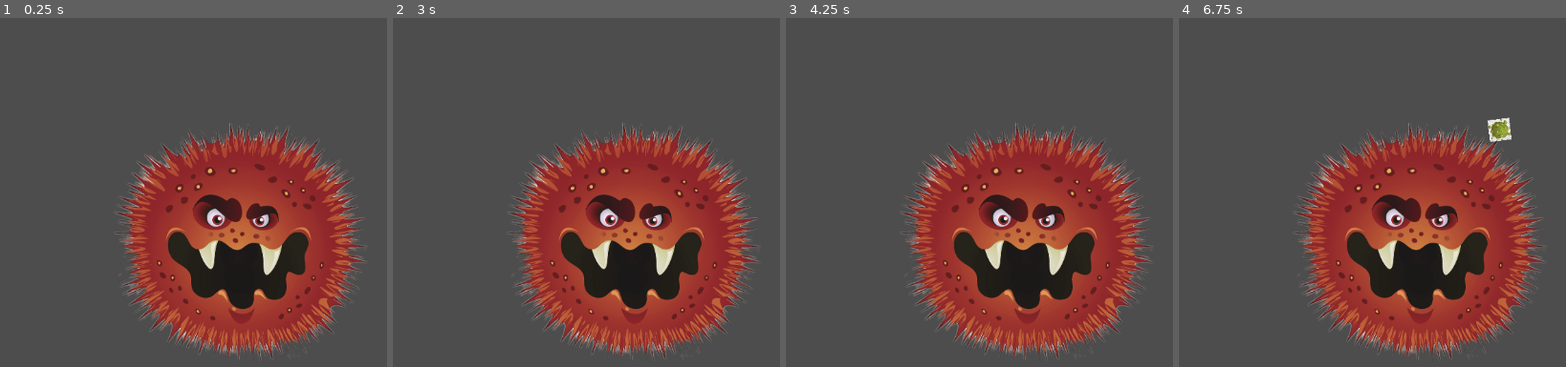
Above: before the commit, frames 1-4 (left to right).
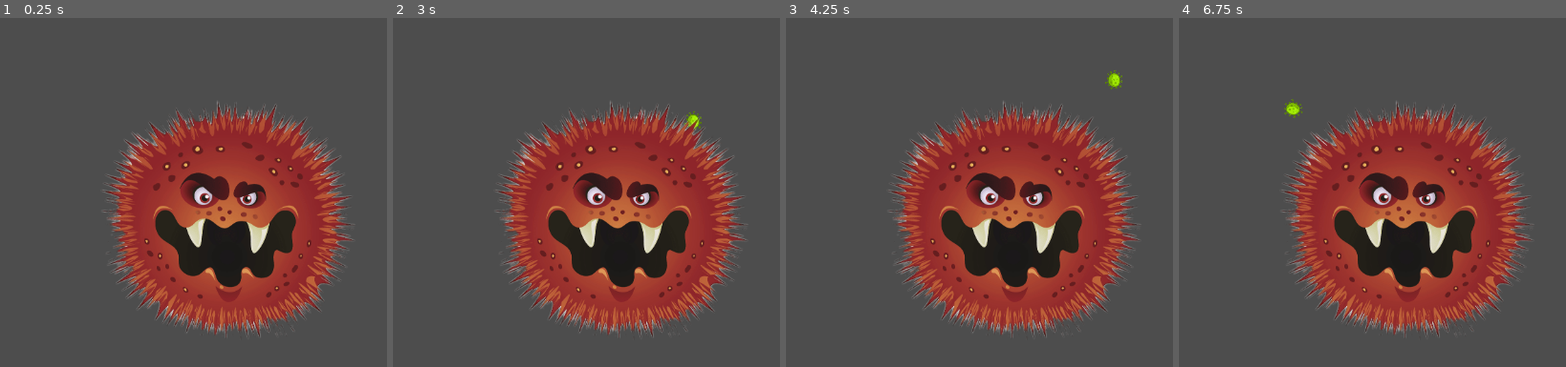
Above: after the commit, the same moments.

Repository: Nithin-3/Antibio
Game: Godot game, scene res://objs/enemy.tscn
The game is run twice, just before and just after one commit, with the same random seed, the same clock (stepped at 60 frames per second) and the same inputs. This scene is started directly instead of the project's main scene.
Inputs:
- Up to frame 1 (0.25 s): no input
- Up to frame 2 (3 s): tap Enter at 0.5, 2 s; tap Space at 1.25, 2.75 s
- Up to frame 3 (4.25 s): no input
- Up to frame 4 (6.75 s): no input

The runs differ from the first frame. In frame 1, 23% of the frame differs, in the area x 26-95%, y 23-98%; in frame 2, 23%; in frame 3, 23%; in frame 4, 23%.

Commit message:
enemy_span_update

Diff:
--- a/Antibio/objs/enemy.gd
+++ b/Antibio/objs/enemy.gd
@@ -1,7 +1,7 @@
 extends CharacterBody2D
 var bact_spreed = preload("res://objs/spans.tscn")
 var spre: bool = true
-func  _process(delta):
+func  _process(_delta):
 	if spre:
 		spre =false
 		var node = bact_spreed.instantiate()
@@ -13,3 +13,6 @@
 
 func _on_timer_timeout():
 	spre = true
+
+func _on_enemy_connection_body_entered(body):
+	print(body)
--- a/Antibio/objs/enemy.tscn
+++ b/Antibio/objs/enemy.tscn
@@ -6,8 +6,11 @@
 [sub_resource type="CircleShape2D" id="CircleShape2D_0l4ik"]
 radius = 336.006
 
+[sub_resource type="CircleShape2D" id="CircleShape2D_jcpqx"]
+radius = 472.153
+
 [node name="Enemy" type="CharacterBody2D"]
-position = Vector2(591, 337)
+position = Vector2(572, 304)
 scale = Vector2(0.5, 0.5)
 script = ExtResource("1_53wsn")
 metadata/_edit_group_ = true
@@ -24,4 +27,12 @@
 wait_time = 3.0
 one_shot = true
 
+[node name="Enemy_connection" type="Area2D" parent="."]
+
+[node name="CollisionShape2D" type="CollisionShape2D" parent="Enemy_connection"]
+position = Vector2(-20, 4)
+shape = SubResource("CircleShape2D_jcpqx")
+debug_color = Color(0.956863, 0, 0.52549, 0.419608)
+
 [connection signal="timeout" from="Timer" to="." method="_on_timer_timeout"]
+[connection signal="body_entered" from="Enemy_connection" to="." method="_on_enemy_connection_body_entered"]
--- a/Antibio/objs/spans.tscn
+++ b/Antibio/objs/spans.tscn
@@ -1,23 +1,23 @@
 [gd_scene load_steps=4 format=3 uid="uid://dlxo7jmh34a6i"]
 
 [ext_resource type="Script" path="res://objs/Area2D.gd" id="1_ahv3g"]
-[ext_resource type="Texture2D" uid="uid://drd57hv8kw2ca" path="res://asset/enemy/spans/Untitled.jpg" id="2_j6j50"]
+[ext_resource type="Texture2D" uid="uid://dixwa04xb6gpb" path="res://asset/enemy/spans/spred.png" id="2_7urtn"]
 
-[sub_resource type="RectangleShape2D" id="RectangleShape2D_bymgb"]
-size = Vector2(65, 65)
+[sub_resource type="CircleShape2D" id="CircleShape2D_amfnm"]
+radius = 27.0
 
 [node name="spans" type="Area2D"]
 script = ExtResource("1_ahv3g")
-metadata/_edit_group_ = true
+speed = 100
 
-[node name="Untitled" type="Sprite2D" parent="."]
-scale = Vector2(0.283, 0.3)
-texture = ExtResource("2_j6j50")
-region_rect = Rect2(120, 77, 24, 24)
+[node name="Spred" type="Sprite2D" parent="."]
+position = Vector2(0.500001, -1.25)
+scale = Vector2(0.291667, 0.273611)
+texture = ExtResource("2_7urtn")
 
 [node name="CollisionShape2D" type="CollisionShape2D" parent="."]
-position = Vector2(-0.5, 0.5)
-shape = SubResource("RectangleShape2D_bymgb")
+position = Vector2(1, -1)
+shape = SubResource("CircleShape2D_amfnm")
 debug_color = Color(0, 0.6, 0.701961, 0.419608)
 
 [node name="Timer" type="Timer" parent="."]
Binary file removed: Antibio/asset/enemy/spans/Untitled.jpg
Binary file added: Antibio/asset/enemy/spans/spred.png
Not shown, changed: Antibio/asset/enemy/spans/spred.png.import
Not shown: 1 places in Antibio/objs/enemy.tscn that only renumber resources
